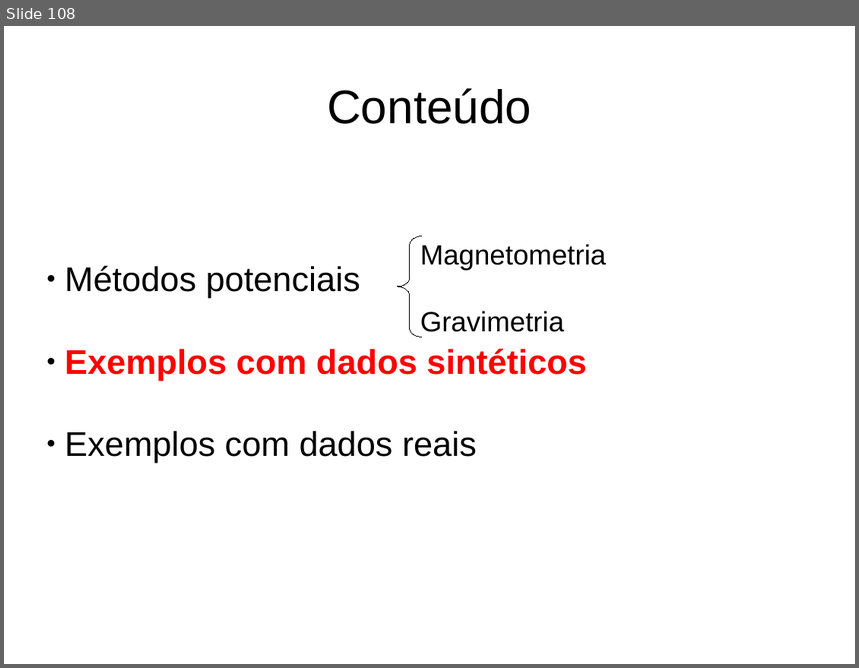
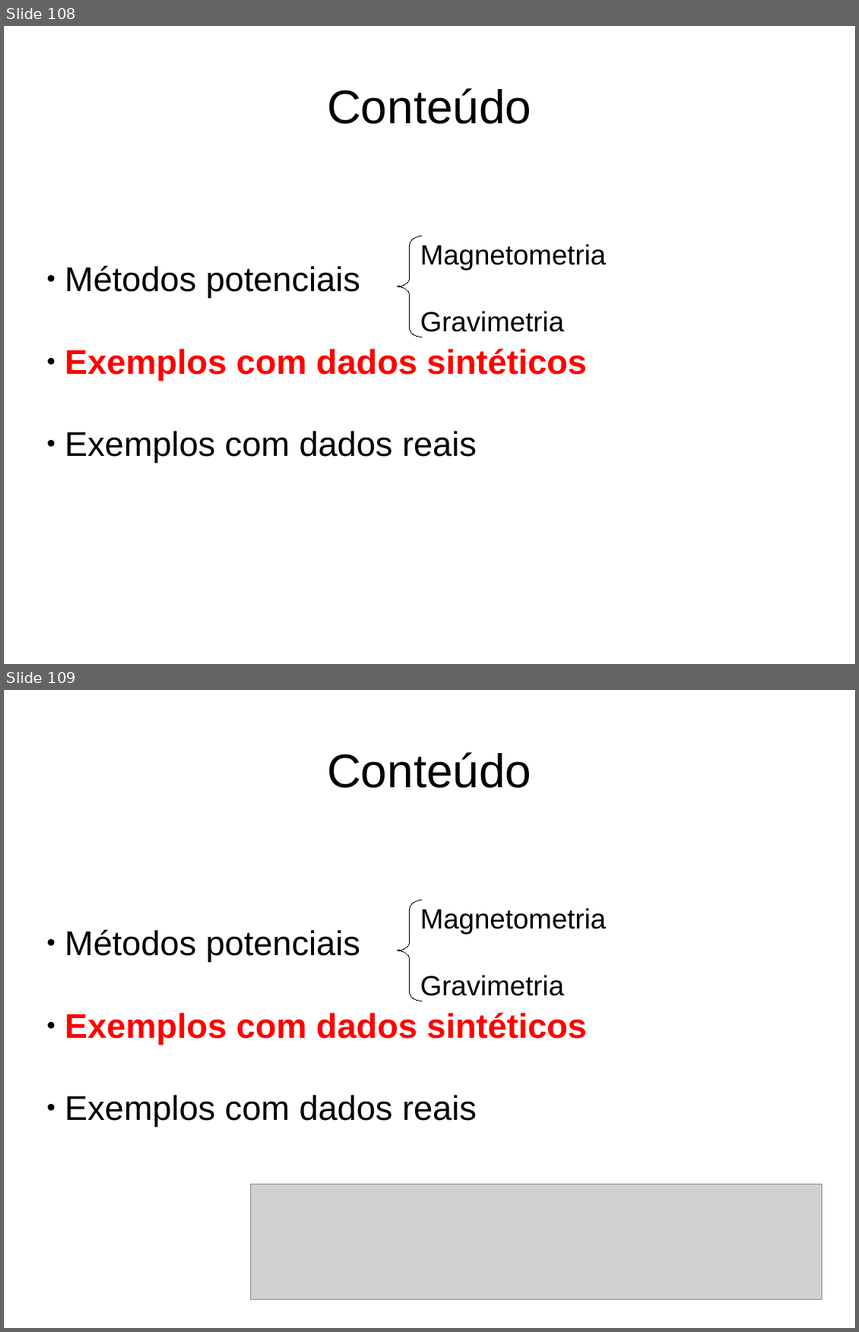
Before and after one commit to birocoles/UFRRJ-SEGEO2017, a slide deck: presentation/SEGEO2017.odp. Shown one above the other, each under a label of ours: slide 108 before the commit, slides 108 and 109 after it. The pictures are 859x668 and 859x1332 pixels, drawn with LibreOffice and Linux fonts; fonts in the diff are those of the drawing; grey boxes stand for pictures. Boxes give left, top, right and bottom in pixels: in the first picture for what was removed or moved away, otherwise in the second. Text is boxed around its words. In the diff, an @@ line names an element or a change of style, - is before the commit and + after.

```diff
--- a/presentation/SEGEO2017.odp
+++ b/presentation/SEGEO2017.odp
@@ slide 109 added at [4, 690, 855, 1328], background #FFFFFF @@
@@ title added at [327, 752, 531, 788], 44 pt, text #000000 @@
+Conteúdo
@@ freeform shape added at [398, 900, 422, 1002], outline #000000 0 pt @@
@@ text added at [420, 908, 607, 996], 26 pt, text #000000 @@
+Magnetometria
+Gravimetria
@@ subtitle added at [65, 929, 587, 1127], 32 pt, text #000000 @@
+● Métodos potenciais
+● Exemplos com dados sintéticos
+● Exemplos com dados reais
@@ picture added at [250, 1184, 823, 1300] @@
```
Also in this commit, not shown: 1 slide changed, 11 other slides added, 17 other files.
